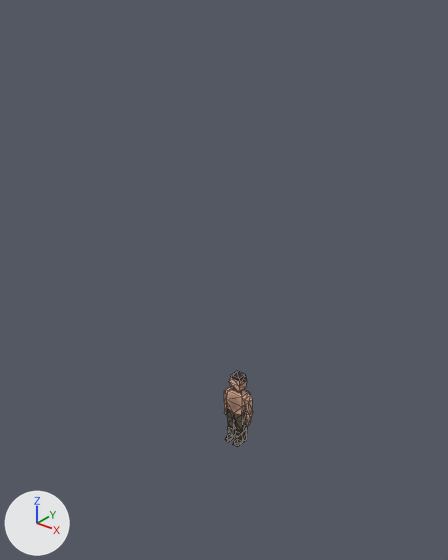
What one commit did to the Blender file Hololens2.0/Assets/Blend Files/stuff.blend.
One viewpoint serves both versions: a 50 mm lens placed at (5.3, -6.95, 7.39), pointed at (-0.02, -0.31, 3.27). The axes (+X, +Y, +Z) are drawn at lower left. The lights are the same throughout. Mesh edges are drawn as thin lines.

Before the edit, the objects in view are built like this:
```python
mat_material_002 = principled_material('Material.002')
mat_material_002.texture = img_character_defaultmaterial_albedotransparency_png
mat_material_002.roughness = 1.0
me_cube_080 = bpy.data.meshes.new('Cube.080')
me_cube_080.from_pydata(...)  # 100 vertices, 196 faces; spans x -0.275..0.275, y -0.14..0.198, z -0.003..1.357
me_cube_080.polygons.foreach_set('use_smooth', [True] * 196)
me_cube_080.materials.append(mat_material_002)  # picture img_character_defaultmaterial_albedotransparency_png
me_cylinder = bpy.data.meshes.new('Cylinder')
me_cylinder.from_pydata(...)  # 15 vertices, 7 faces; spans x -0.241..0.241, y -0.205..0.254, z -0.005..0.097
ob_character = bpy.data.objects.new('Character', me_cube_080)
ob_character.location = (0.0, 0.0, 0.0)
ob_hat = bpy.data.objects.new('Hat', me_cylinder)
ob_hat.location = (4.38, -0.02, 1.35)
ob_hat.hide_set(True)
```
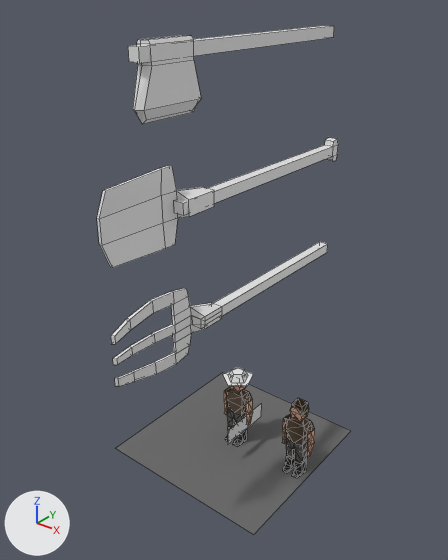
Boxes [x1, y1, x2, y2] around the edits, measured in the pictures (448 x 560 px):
'Floor', added
    after: [115, 372, 351, 534]
'Shovel', added
    after: [97, 138, 338, 268]
'Axe', added
    after: [128, 25, 334, 124]
'Pitchfork', added
    after: [111, 242, 328, 386]
'Character_Female', added
    after: [282, 398, 315, 478]
'Character', surface changed
    both: [224, 371, 253, 447]
'Item', added
    after: [228, 404, 261, 444]
'Hat', shown
    after: [223, 367, 253, 386]

The change, as a diff of the scene's bpy script:
```diff
--- a/Hololens2.0/Assets/Blend Files/stuff.blend.py
+++ b/Hololens2.0/Assets/Blend Files/stuff.blend.py
@@ mat_material_002 @@
 mat_material_002 = principled_material('Material.002')
-mat_material_002.texture = img_character_defaultmaterial_albedotransparency_png
+mat_material_002.texture = img_character_defaultmaterial_albedotransparency_png_001
 mat_material_002.roughness = 1.0
@@ me_cylinder @@
 me_cylinder.from_pydata(...)  # 15 vertices, 7 faces; spans x -0.241..0.241, y -0.205..0.254, z -0.005..0.097
-me_cylinder.vertices[0].co = (0.0, 0.254, -0.005)
-me_cylinder.vertices[1].co = (0.241, 0.078, -0.005)
-me_cylinder.vertices[2].co = (0.149, -0.205, -0.005)
-me_cylinder.vertices[3].co = (-0.149, -0.205, -0.005)
-me_cylinder.vertices[4].co = (-0.241, 0.078, -0.005)
-me_cylinder.vertices[5].co = (0.0, 0.167, -0.005)
-me_cylinder.vertices[6].co = (0.0, 0.112, 0.097)
-me_cylinder.vertices[7].co = (0.158, 0.051, -0.005)
-me_cylinder.vertices[8].co = (0.107, 0.035, 0.097)
-me_cylinder.vertices[9].co = (0.098, -0.135, -0.005)
-me_cylinder.vertices[10].co = (0.066, -0.091, 0.097)
-me_cylinder.vertices[11].co = (-0.098, -0.135, -0.005)
-me_cylinder.vertices[12].co = (-0.066, -0.091, 0.097)
-me_cylinder.vertices[13].co = (-0.158, 0.051, -0.005)
-me_cylinder.vertices[14].co = (-0.107, 0.035, 0.097)
+# me_cylinder part 1
+me_cylinder.vertices[0].co = (0.0, -0.293, -0.039)  # pixel (228, 385)
+me_cylinder.vertices[1].co = (-0.26, -0.104, -0.028)  # pixel (222, 374)
+me_cylinder.vertices[2].co = (-0.161, 0.201, -0.01)  # pixel (238, 367)
+me_cylinder.vertices[3].co = (0.161, 0.201, -0.01)  # pixel (253, 374)
+me_cylinder.vertices[4].co = (0.26, -0.104, -0.028)  # pixel (247, 385)
+me_cylinder.vertices[5].co = (0.0, -0.199, -0.033)  # pixel (231, 382)
+me_cylinder.vertices[6].co = (0.0, -0.14, 0.1)  # pixel (233, 374)
+me_cylinder.vertices[7].co = (-0.17, -0.075, -0.025)  # pixel (228, 375)
+me_cylinder.vertices[8].co = (-0.107, -0.062, 0.105)  # pixel (231, 369)
+me_cylinder.vertices[9].co = (-0.105, 0.125, -0.014)
+me_cylinder.vertices[10].co = (-0.066, 0.063, 0.112)  # pixel (237, 367)
+me_cylinder.vertices[11].co = (0.105, 0.125, -0.014)  # pixel (248, 375)
+me_cylinder.vertices[12].co = (0.066, 0.063, 0.112)  # pixel (244, 369)
+me_cylinder.vertices[13].co = (0.17, -0.075, -0.025)  # pixel (244, 382)
+me_cylinder.vertices[14].co = (0.107, -0.062, 0.105)  # pixel (241, 374)
@@ me_plane_002 @@
+me_plane_002.from_pydata([(-1.0, -1.0, 0.0), (1.0, -1.0, 0.0), (-1.0, 1.0, 0.0), (1.0, 1.0, 0.0)], [], [(0, 1, 3, 2)])
+me_plane_002.materials.append(mat_material_003)  # dark grey #6b6b6b
@@ me_plane_004 @@
+me_plane_004.from_pydata([(-0.001, -0.576, 0.215), (-0.001, -0.576, -0.081), (-0.001, 0.373, 0.215), (-0.001, 0.373, -0.081)], [], [(0, 1, 3, 2)])
@@ ob_hat @@
 ob_hat = bpy.data.objects.new('Hat', me_cylinder)
-ob_hat.location = (4.38, -0.02, 1.35)
-ob_hat.hide_set(True)
+ob_hat.location = (0.0, 0.07, 1.33)
@@ ob_pitchfork @@
+ob_pitchfork = bpy.data.objects.new('Pitchfork', me_cube_023)  # 92 vertices, 88 faces; spans x -0.036..0.02, y -0.637..0.278, z -0.043..0.171
+ob_pitchfork.location = (0.25, 0.73, 2.71)
+ob_pitchfork.scale = (5.34, 5.34, 5.34)
@@ ob_shovel @@
+ob_shovel = bpy.data.objects.new('Shovel', me_cube_021)  # 52 vertices, 48 faces; spans x -0.031..0.02, y -0.645..0.295, z -0.033..0.161
+ob_shovel.location = (0.25, 0.73, 4.47)
+ob_shovel.scale = (5.34, 5.34, 5.34)
@@ ob_floor @@
+ob_floor = bpy.data.objects.new('Floor', me_plane_002)
+ob_floor.location = (0.0, 0.0, 0.0)
+ob_floor.scale = (1.5, 1.5, 1.5)
@@ ob_axe @@
+ob_axe = bpy.data.objects.new('Axe', me_cube_020)  # 38 vertices, 34 faces; spans x -0.019..0.019, y -0.549..0.217, z -0.074..0.089
+ob_axe.location = (0.25, 0.73, 6.33)
+ob_axe.scale = (5.34, 5.34, 5.34)
@@ ob_item @@
+ob_item = bpy.data.objects.new('Item', me_plane_004)
+ob_item.location = (0.25, 0.04, 0.45)
@@ ob_character_female @@
+ob_character_female = bpy.data.objects.new('Character_Female', me_cube_019)  # 113 vertices, 208 faces; spans x -0.275..0.275, y -0.14..0.265, z -0.003..1.357; in mat_material_002 (picture img_character_defaultmaterial_albedotransparency_png_001)
+ob_character_female.location = (1.23, 0.0, 0.0)
```
